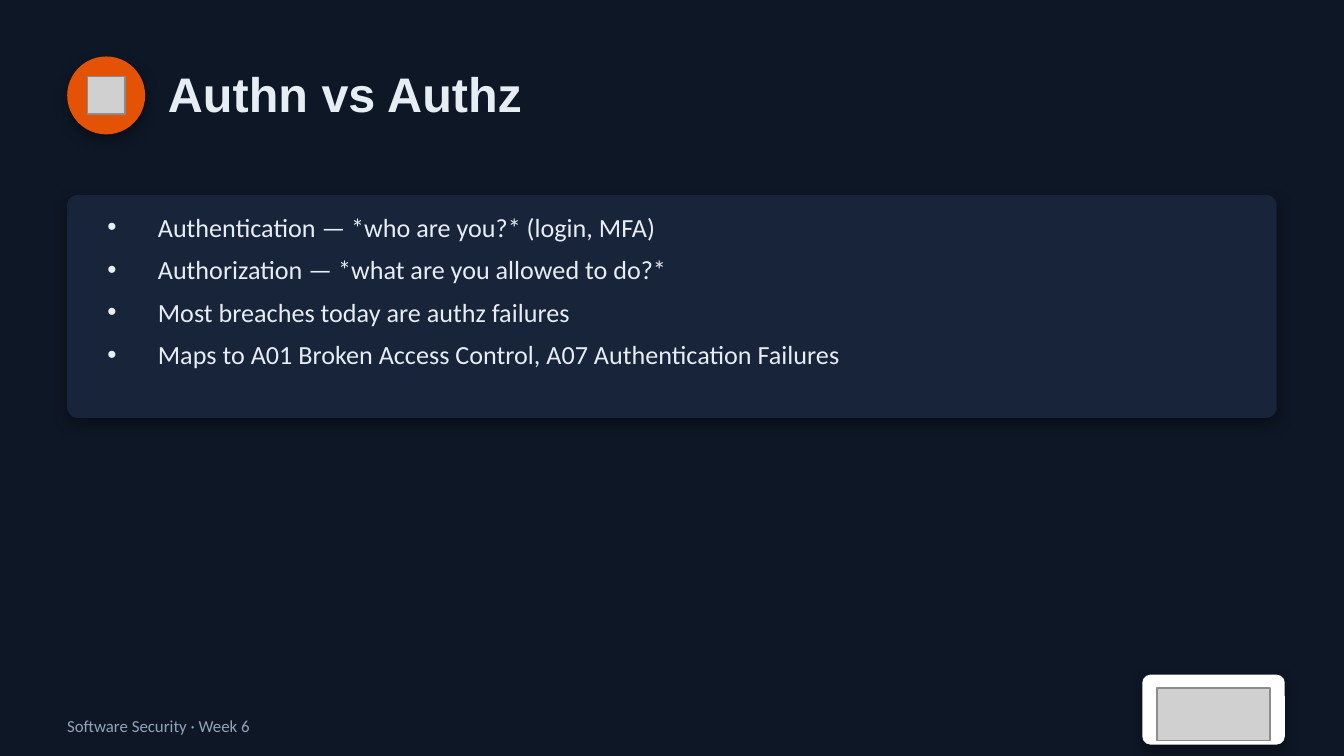
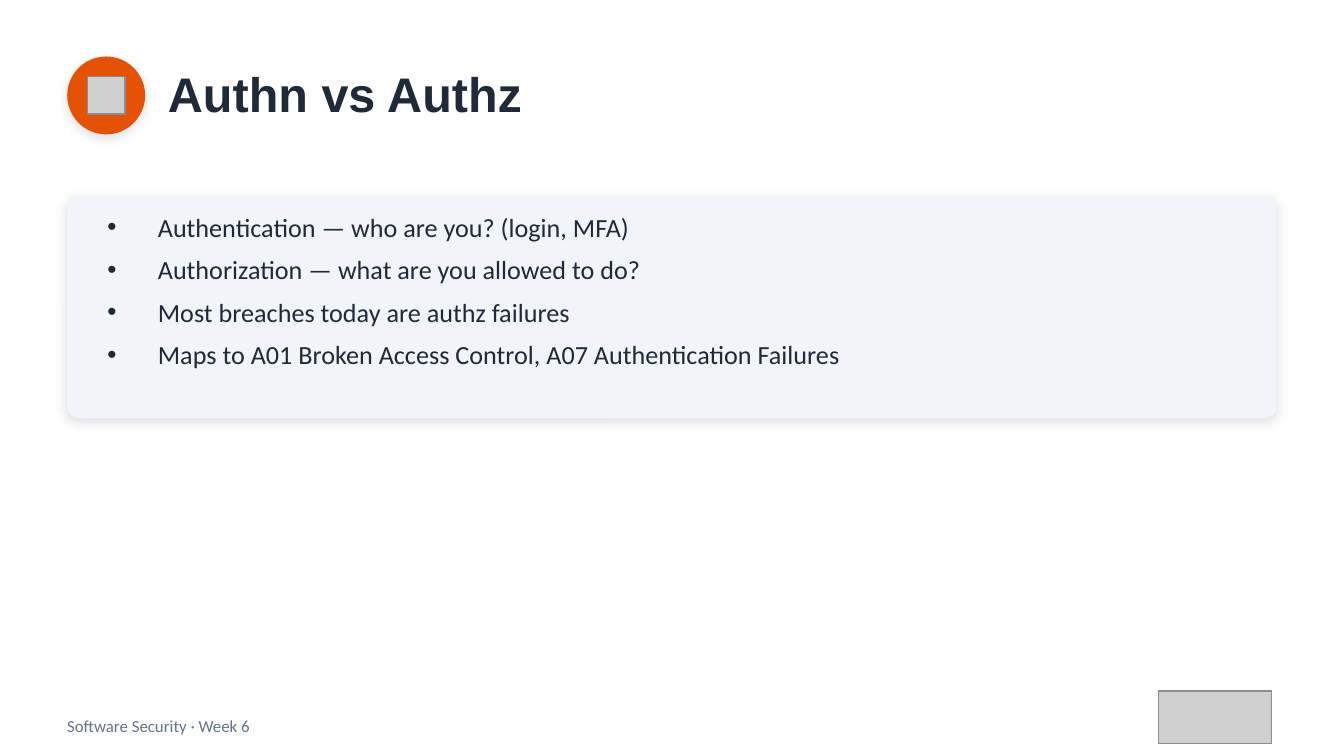
Before and after one commit to nutthakorn7/software-security, a slide deck: slide 4 of slides/pptx/week06.pptx. Drawn at 1344x756 pixels with LibreOffice and Linux fonts; fonts in the diff are those of the drawing; grey boxes stand for pictures. Boxes give left, top, right and bottom in pixels: in the first picture for what was removed or moved away, otherwise in the second. Text is boxed around its words. In the diff, an @@ line names an element or a change of style, - is before the commit and + after.

```diff
--- a/slides/pptx/week06.pptx
+++ b/slides/pptx/week06.pptx
@@ background #0E1726 to #FFFFFF @@
@@ ellipse at (67, 56, 145, 134): shadow changed @@
@@ text "Authn vs Authz" at (168, 77, 522, 113): text colour #E6EDF3 to #1F2937 @@
@@ rounded rectangle at (67, 195, 1277, 418): fill #18243A to #F1F5F9; shadow changed @@
@@ text at (158, 218, 640, 284): text changed; text colour #E6EDF3 to #1F2937 @@
-• Authentication — *who are you?* (login, MFA)
-• Authorization — *what are you allowed to do?*
+• Authentication — who are you? (login, MFA)
+• Authorization — what are you allowed to do?
@@ text at (158, 304, 840, 369): text colour #E6EDF3 to #1F2937 in "Most breaches today are authz failures", "Maps to A01 Broken Access Control, A07 ..." @@
@@ rounded rectangle removed at (1142, 675, 1285, 745) @@
@@ text "Software Security · Week 6" at (67, 720, 250, 735): text colour #94A3B8 to #64748B @@
```
Also in this commit, not shown: 18 other slides changed, 19 other files.
